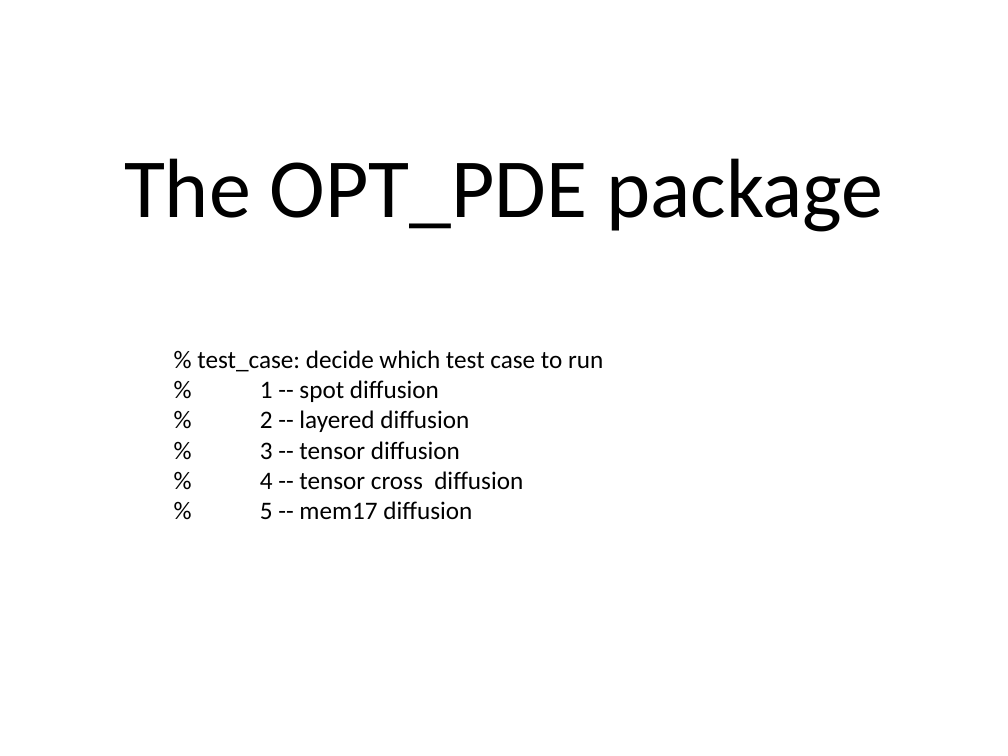
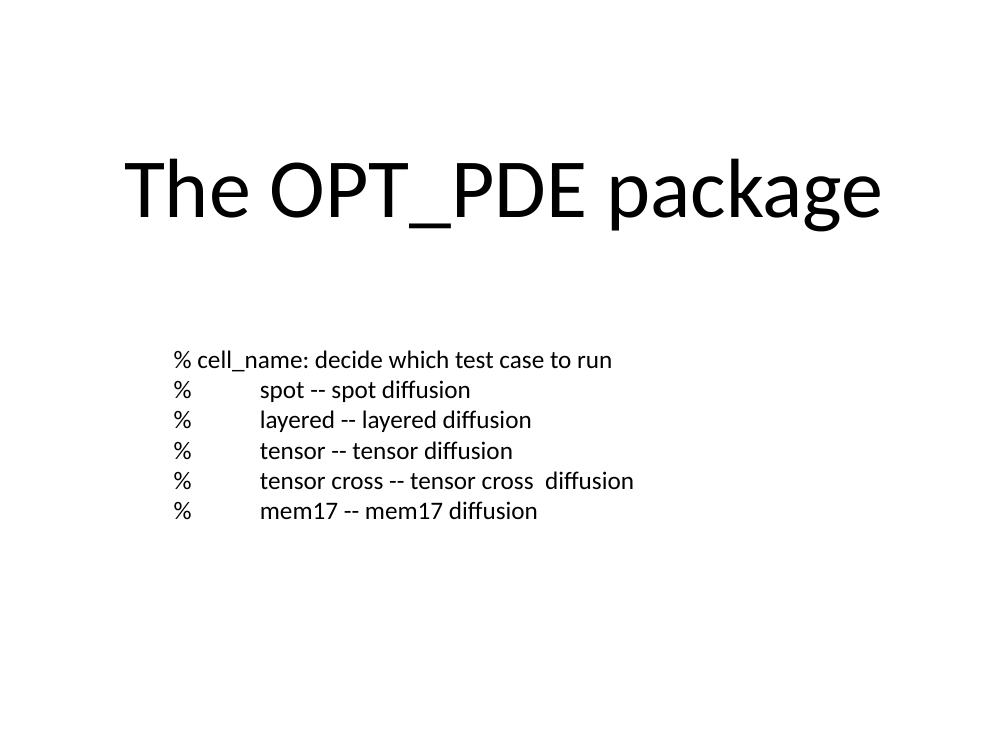
Before and after one commit to lu6007/opt-pde, a slide deck: slide 1 of doc/result_0404_2019.pptx. Drawn at 1008x756 pixels with LibreOffice and Linux fonts; fonts in the diff are those of the drawing. Boxes give left, top, right and bottom in pixels: in the first picture for what was removed or moved away, otherwise in the second. Text is boxed around its words. In the diff, an @@ line names an element or a change of style, - is before the commit and + after.

```diff
--- a/doc/result_0404_2019.pptx
+++ b/doc/result_0404_2019.pptx
@@ text at (197,350,634,520): text changed @@
-% test_case: decide which test case to run
-% 1 -- spot diffusion
-% 2 -- layered diffusion
-% 3 -- tensor diffusion
-% 4 -- tensor cross diffusion
-% 5 -- mem17 diffusion
+% cell_name: decide which test case to run
+% spot -- spot diffusion
+% layered -- layered diffusion
+% tensor -- tensor diffusion
+% tensor cross -- tensor cross diffusion
+% mem17 -- mem17 diffusion
```
Also in this commit, not shown: 4 slides removed, 7 other files.
